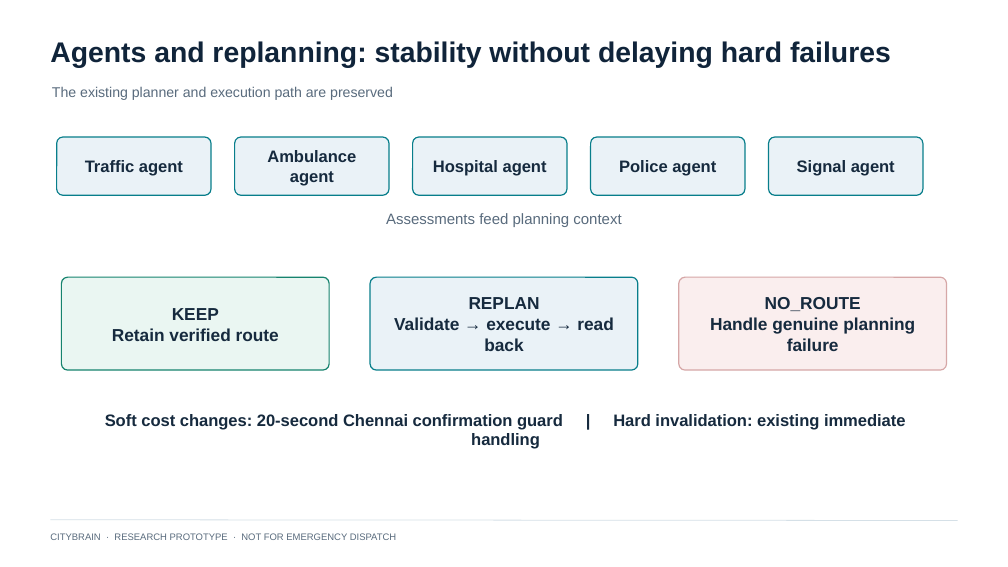
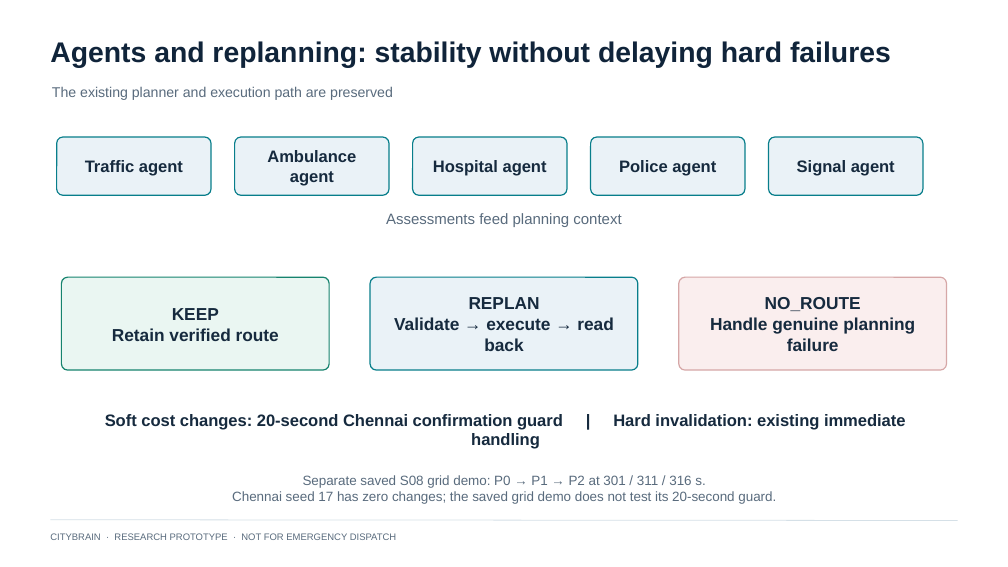
Before and after one commit to arghsahai/CityBrain, a slide deck: slide 6 of deliverables/final-academic-submission/CityBrain_Final_Presentation.pptx. Drawn at 1008x567 pixels with LibreOffice and Linux fonts; fonts in the diff are those of the drawing. Boxes give left, top, right and bottom in pixels: in the first picture for what was removed or moved away, otherwise in the second. Text is boxed around its words. In the diff, an @@ line names an element or a change of style, - is before the commit and + after.

```diff
--- a/deliverables/final-academic-submission/CityBrain_Final_Presentation.pptx
+++ b/deliverables/final-academic-submission/CityBrain_Final_Presentation.pptx
@@ text added at (232, 475, 776, 504), 12.8 pt, text #596B7D @@
+Separate saved S08 grid demo: P0 → P1 → P2 at 301 / 311 / 316 s.
+Chennai seed 17 has zero changes; the saved grid demo does not test its 20-second guard.
```
Also in this commit, not shown: 3 other slides changed, 26 other files.
